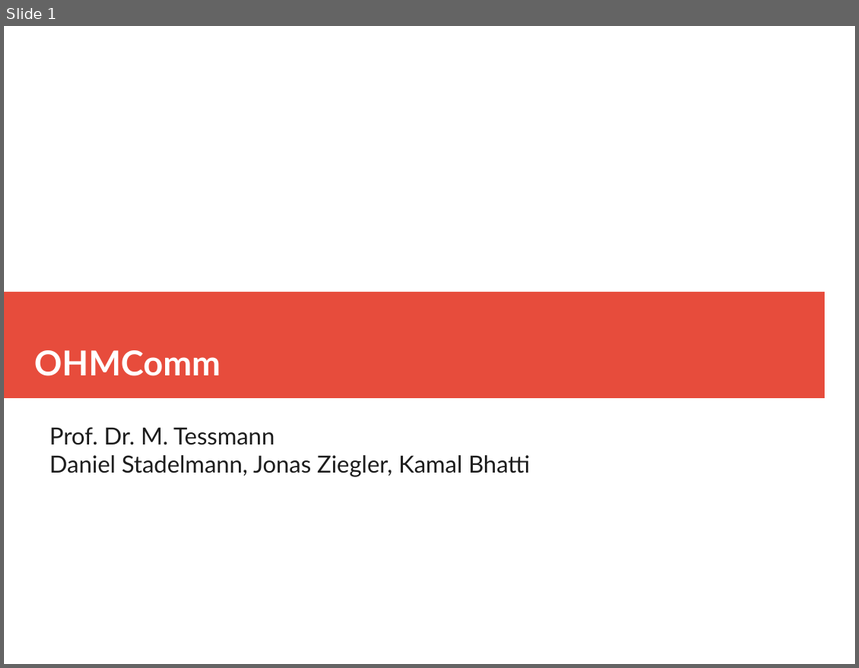
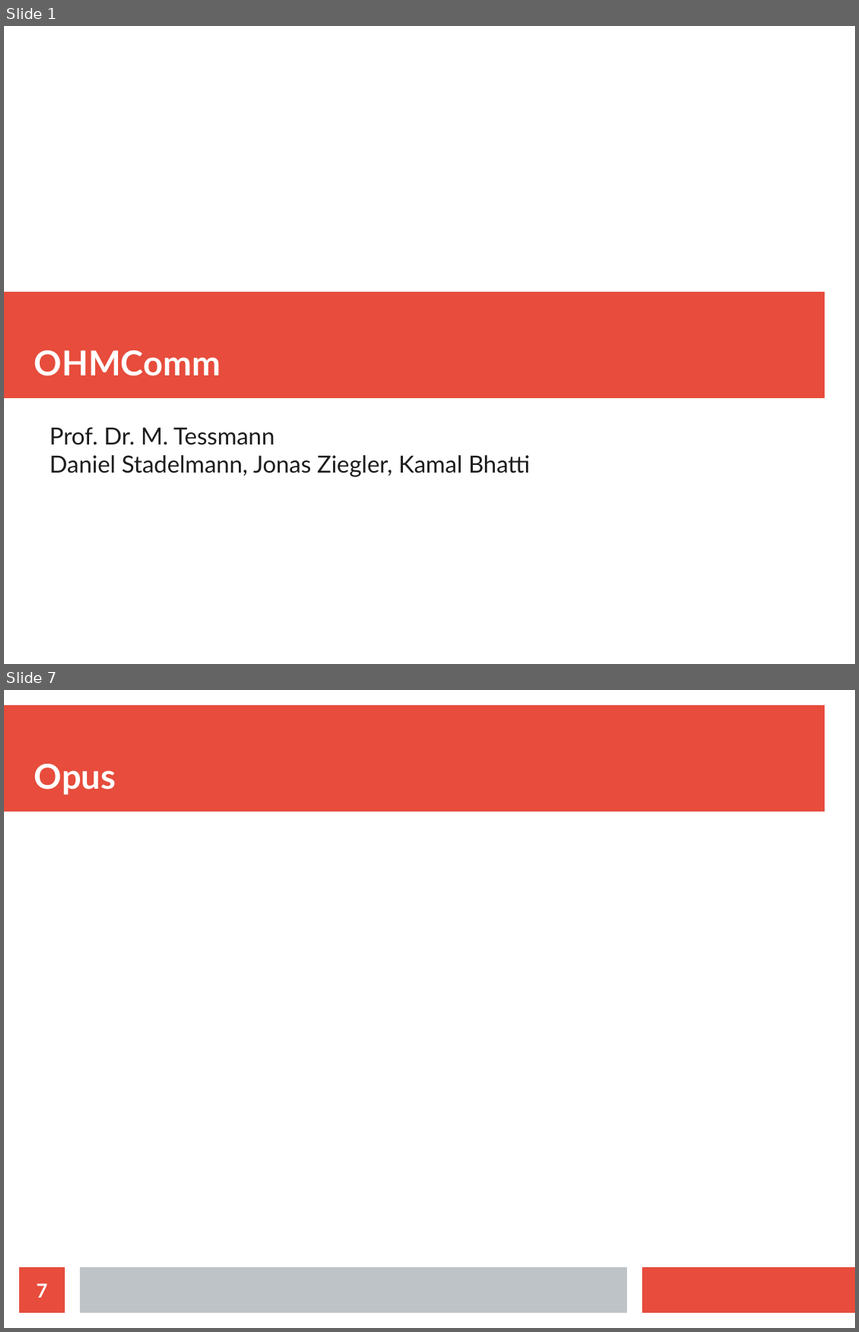
Before and after one commit to doe300/OHMComm, a slide deck: documents/OHMCommPres.odp. Shown one above the other, each under a label of ours: slide 1 before the commit, slides 1 and 7 after it; the slides between them are not shown. The pictures are 859x668 and 859x1332 pixels, drawn with LibreOffice and Linux fonts; fonts in the diff are those of the drawing. Boxes give left, top, right and bottom in pixels: in the first picture for what was removed or moved away, otherwise in the second. Text is boxed around its words. In the diff, an @@ line names an element or a change of style, - is before the commit and + after.

```diff
--- a/documents/OHMCommPres.odp
+++ b/documents/OHMCommPres.odp
@@ slide 7 added at <box>4,690,855,1328</box>, background #FFFFFF @@
@@ rectangle added at <box>4,705,825,812</box>, fill #E74C3C @@
@@ title added at <box>34,764,116,795</box>, 32 pt, text #FFFFFF, bold @@
+Opus
@@ page number added at <box>19,1268,65,1313</box>, fill #E74C3C, 18 pt, text #FFFFFF, bold @@
+7
@@ rectangle added at <box>80,1268,627,1313</box>, fill #BDC3C7 @@
@@ rectangle added at <box>643,1268,855,1313</box>, fill #E74C3C @@
```
Also in this commit, not shown: 1 slide changed, 4 other slides added, 1 slide removed.
